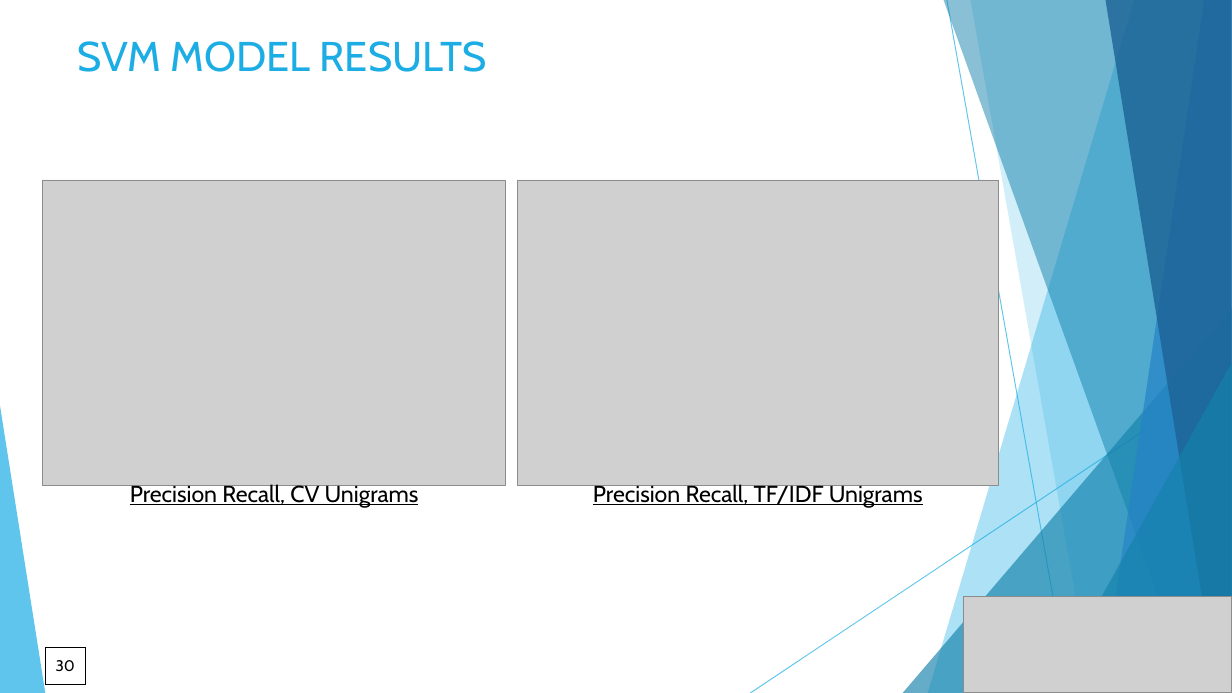
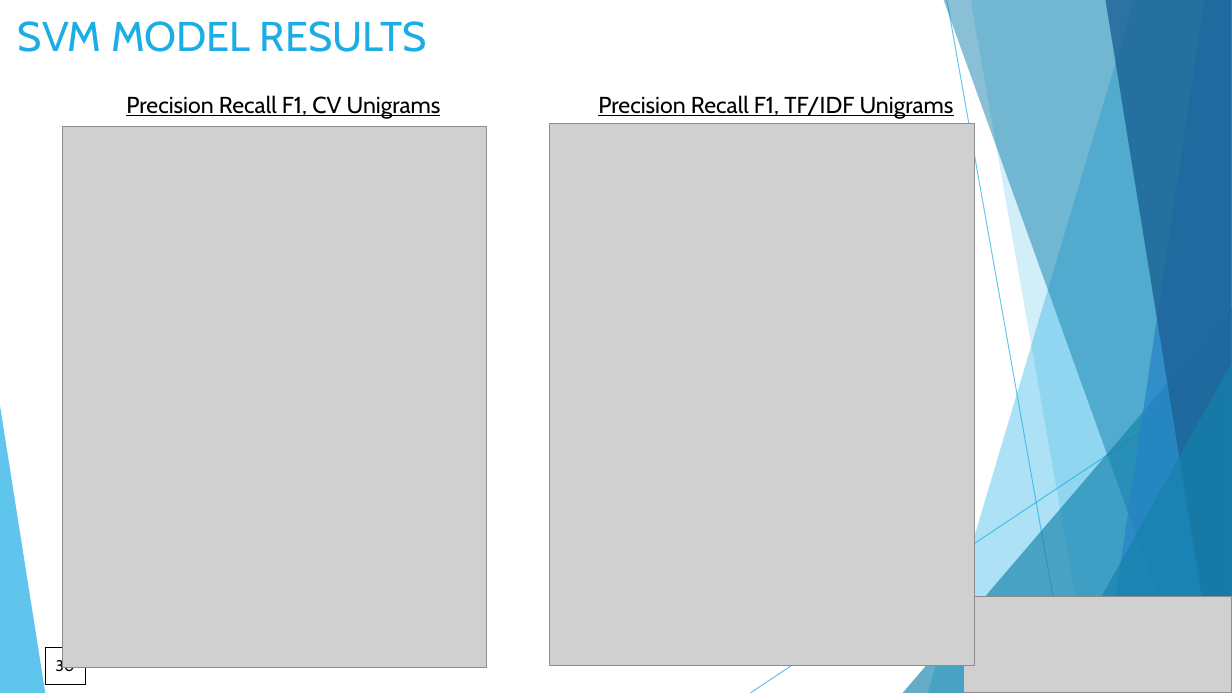
Before and after one commit to DataKnightsAI/Text-Classification-for-News-Summaries, a slide deck: slide 30 of CSML-1010-Group 20-project milestone 1.pptx. Drawn at 1232x693 pixels with LibreOffice and Linux fonts; fonts in the diff are those of the drawing; grey boxes stand for pictures. Boxes give left, top, right and bottom in pixels: in the first picture for what was removed or moved away, otherwise in the second. Text is boxed around its words. In the diff, an @@ line names an element or a change of style, - is before the commit and + after.

```diff
--- a/CSML-1010-Group 20-project milestone 1.pptx
+++ b/CSML-1010-Group 20-project milestone 1.pptx
@@ title "SVM MODEL RESULTS": place and size @@
-title "SVM MODEL RESULTS" at (78, 41, 487, 72)
+title "SVM MODEL RESULTS" at (18, 21, 427, 52)
@@ text at (126, 95, 441, 119): text changed @@
-Precision Recall, CV Unigrams
+Precision Recall F1, CV Unigrams
@@ text at (598, 95, 954, 119): text changed @@
-Precision Recall, TF/IDF Unigrams
+Precision Recall F1, TF/IDF Unigrams
@@ picture: place and size @@
-picture at (43, 180, 505, 486)
+picture at (63, 127, 487, 668)
@@ picture: place and size @@
-picture at (518, 180, 999, 486)
+picture at (550, 124, 974, 665)
```
Also in this commit, not shown: 2 other slides changed, 5 slides added, 2 other files.
